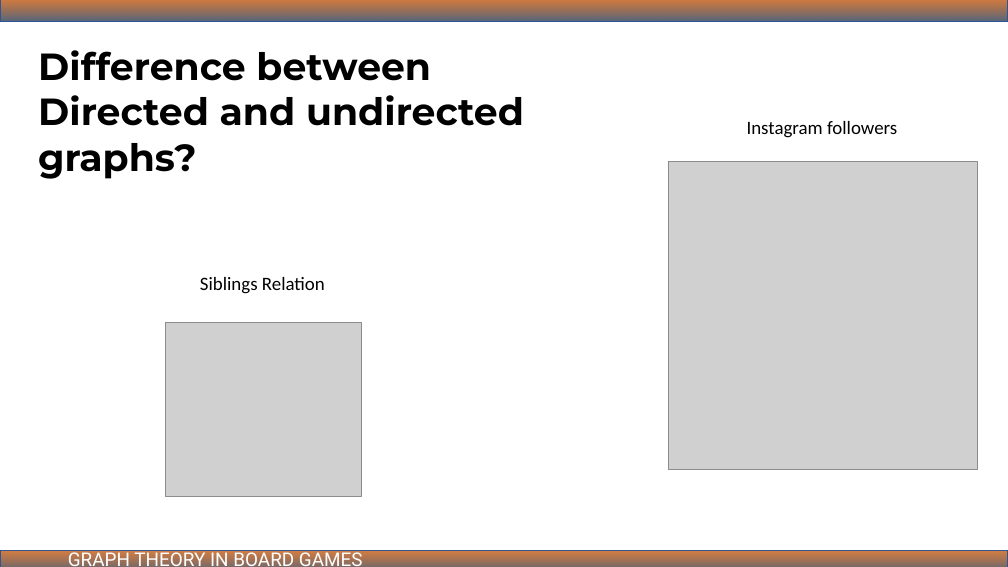
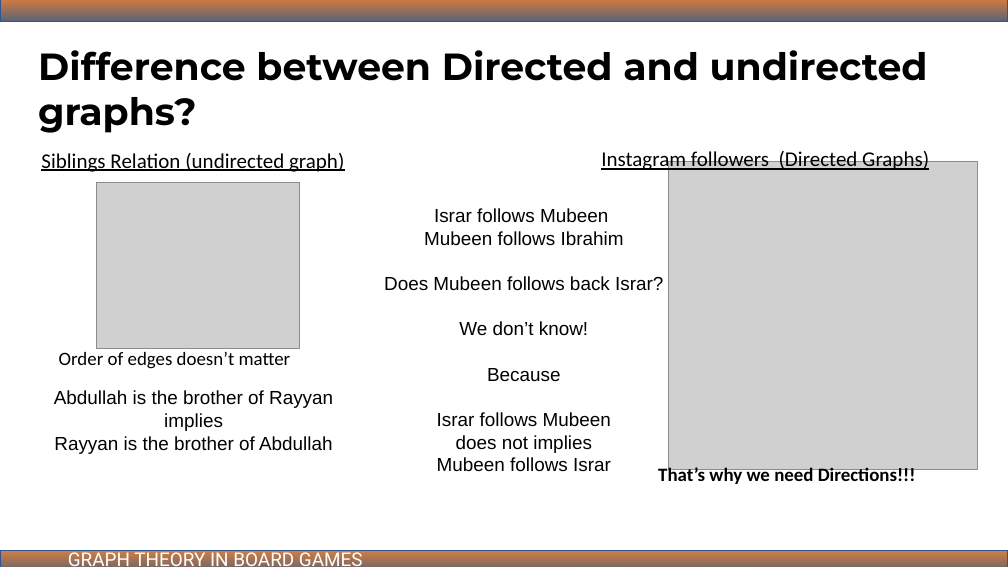
Before and after one commit to ibmbt/group5_graphtheory, a slide deck: slide 6 of group5_graphtheory.pptx. Drawn at 1008x567 pixels with LibreOffice and Linux fonts; fonts in the diff are those of the drawing; grey boxes stand for pictures. Boxes give left, top, right and bottom in pixels: in the first picture for what was removed or moved away, otherwise in the second. Text is boxed around its words. In the diff, an @@ line names an element or a change of style, - is before the commit and + after.

Commit message:
Update group5_graphtheory.pptx
Edited and added slides

```diff
--- a/group5_graphtheory.pptx
+++ b/group5_graphtheory.pptx
@@ text "Difference between Directed and undirected ..." rewrapped from (38,50,524,179) to (38,50,928,133) @@
@@ text at (601,148,929,172): text changed; size 18 to 20 pt @@
-Instagram followers
+Instagram followers (Directed Graphs)
@@ text at (41,153,344,172): text changed; size 18 to 20 pt @@
-Siblings Relation
+Siblings Relation (undirected graph)
@@ picture: place and size @@
-picture at (166,323,361,497)
+picture at (97,182,299,348)
@@ text added at (384,208,663,472), 18 pt, text #000000 @@
+Israr follows Mubeen
+Mubeen follows Ibrahim
+Does Mubeen follows back Israr?
+We don’t know!
+Because
+Israr follows Mubeen
+does not implies
+Mubeen follows Israr
@@ text added at (59,352,291,369), 18 pt, text #000000 @@
+Order of edges doesn’t matter
@@ text added at (54,390,333,454), 18 pt, text #000000 @@
+Abdullah is the brother of Rayyan
+implies
+Rayyan is the brother of Abdullah
@@ text added at (658,465,916,486), 18 pt, text #000000, bold @@
+That’s why we need Directions!!!
```
Also in this commit, not shown: 5 other slides changed, 1 slide added.
